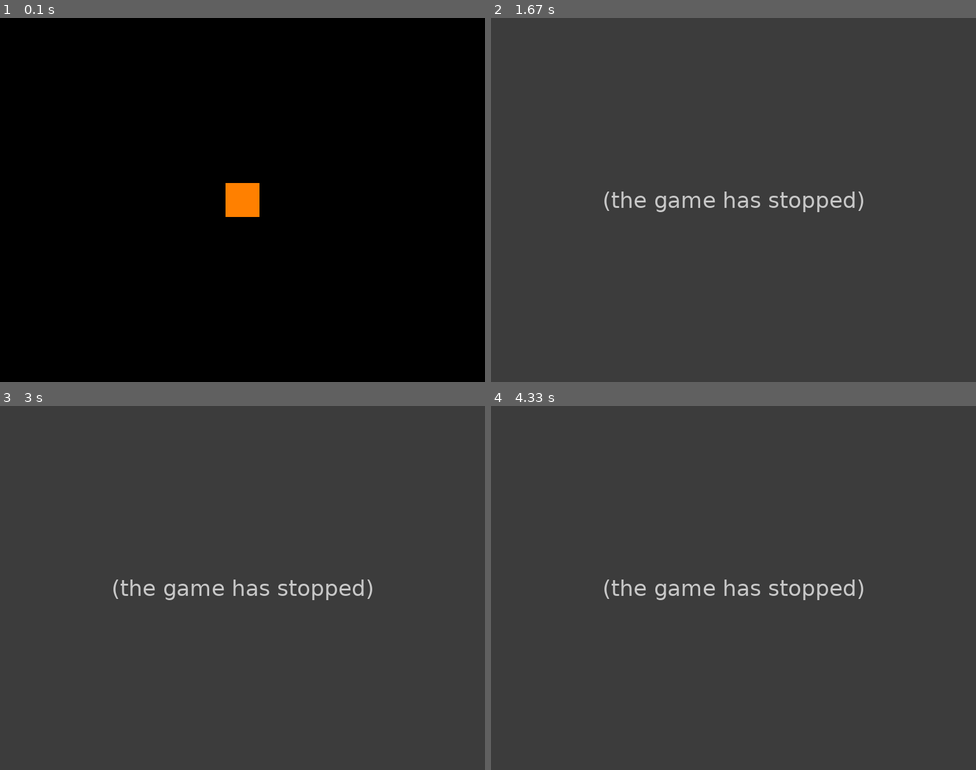
Above: before the commit, frames 1-4 (two rows, left to right).
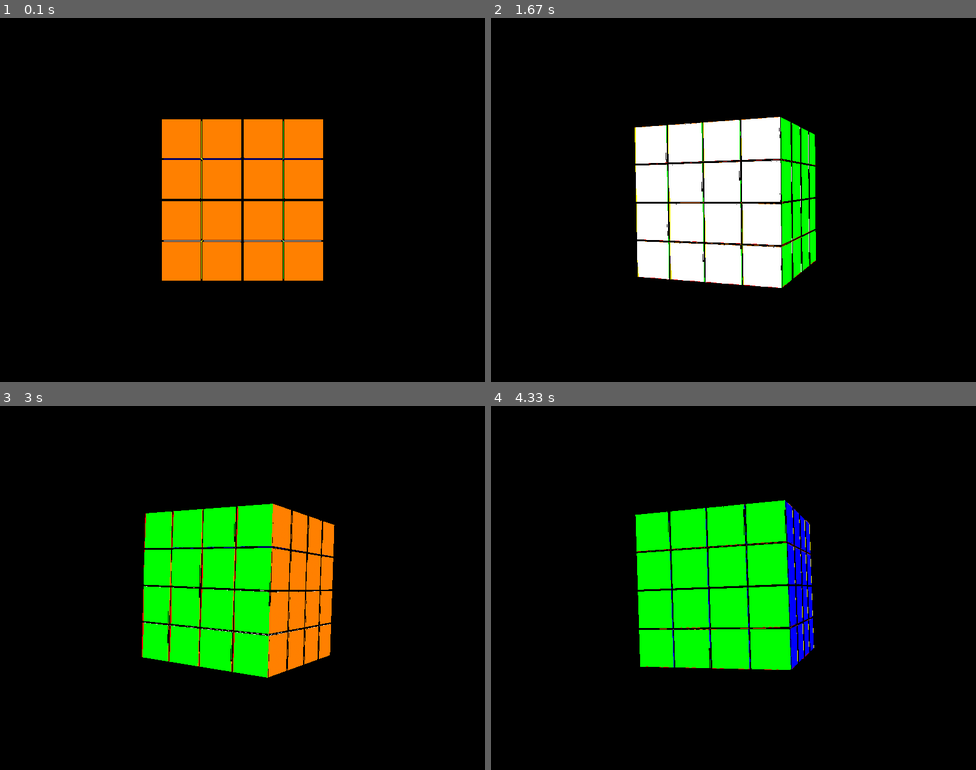
Above: after the commit, the same moments.

Repository: ch1cly/PythonScripts
Game: pygame game, started from openGL/Задание2(Кубик-рубик)/Rubik.py
Same seed, same stepped clock (60 frames per second), same inputs: the game is played once before the commit and once after it.
Inputs:
- Up to frame 1 (0.1 s): no input
- Up to frame 2 (1.67 s): hold Right 0.33-0.8 s; hold Up 0.83-1.3 s; hold Right from 1.33 s (still down)
- Up to frame 3 (3 s): release Right at 1.8 s; hold Left 1.83-2.37 s; hold Down 2.4-2.87 s; hold Left from 2.9 s (still down)
- Up to frame 4 (4.33 s): release Left at 3.37 s; hold Up 3.4-3.87 s; hold Right from 3.9 s (still down)

The runs differ from the first frame. In frame 1, 13% of the frame differs, in the area x 33-67%, y 27-73%; in frame 2, 100%, in the area x 0-100%, y 0-100%; in frame 3, 100%; in frame 4, 100%.
Error before the commit: UnboundLocalError: cannot access local variable 'rot_slice_map' where it is not associated w...; the game stopped at 0.33 s (later frames are placeholders)

Commit message:
Update Rubik.py

Diff:
--- a/openGL/Задание2(Кубик-рубик)/Rubik.py
+++ b/openGL/Задание2(Кубик-рубик)/Rubik.py
@@ -63,6 +63,14 @@
             for j in surf[i]:
                 glVertex3fv(vertices[j])
         glEnd()
+
+        glLineWidth(3.0)
+        for i in range(len(surf)):
+            glBegin(GL_LINE_LOOP)
+            glColor3fv((0.0,0.0,0.0))
+            for j in surf[i]:
+                glVertex3fv(vertices[j])
+            glEnd()
 
         glPopMatrix()
 
@@ -149,7 +157,7 @@
     gluPerspective(45, (display[0]/display[1]), 0.1, 50.0)
 
     #first parameter is shape of cube!!!
-    NewEntireCube = EntireCube(1, 1.5)
+    NewEntireCube = EntireCube(4, 1.5)
     NewEntireCube.mainloop()
 
 if __name__ == '__main__':
